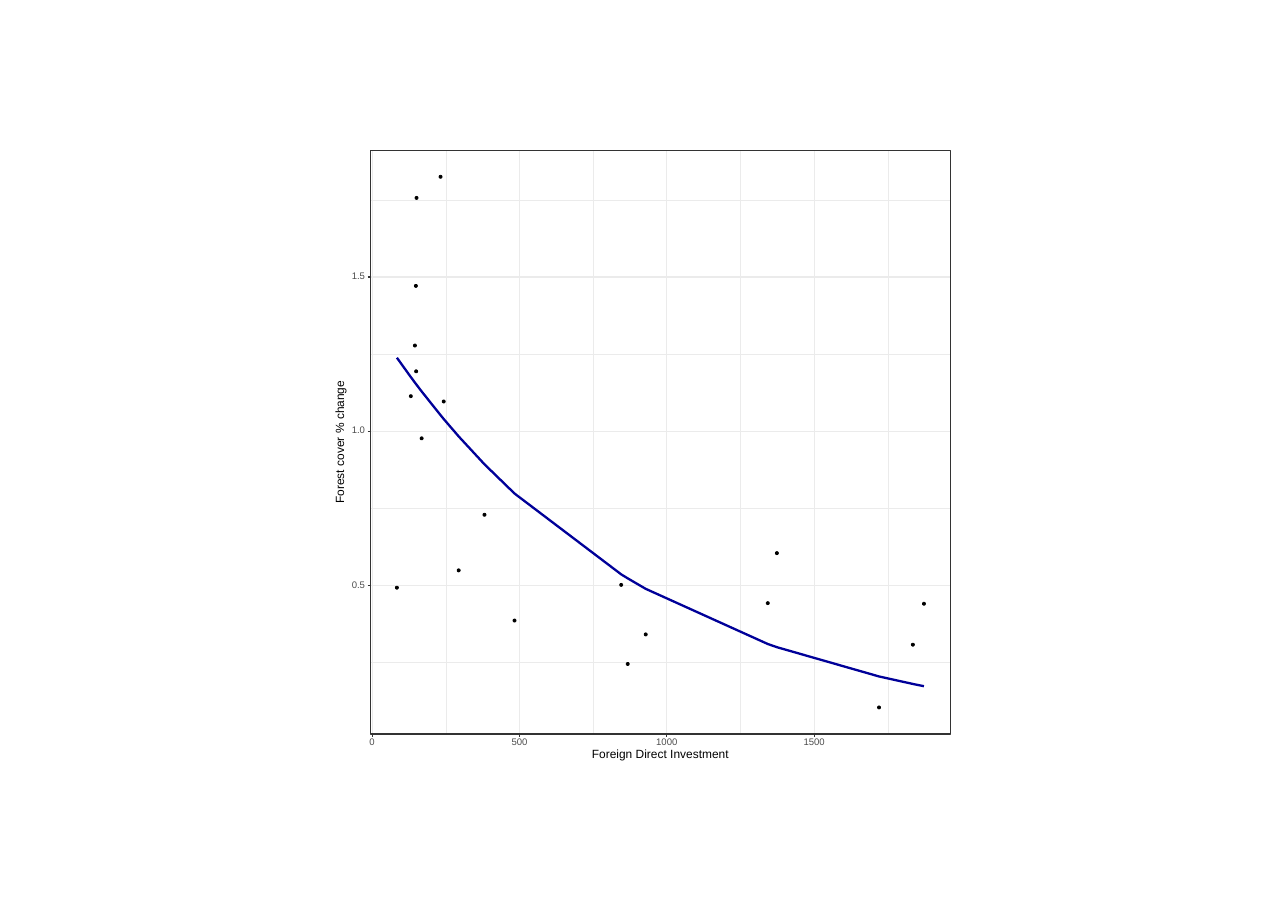
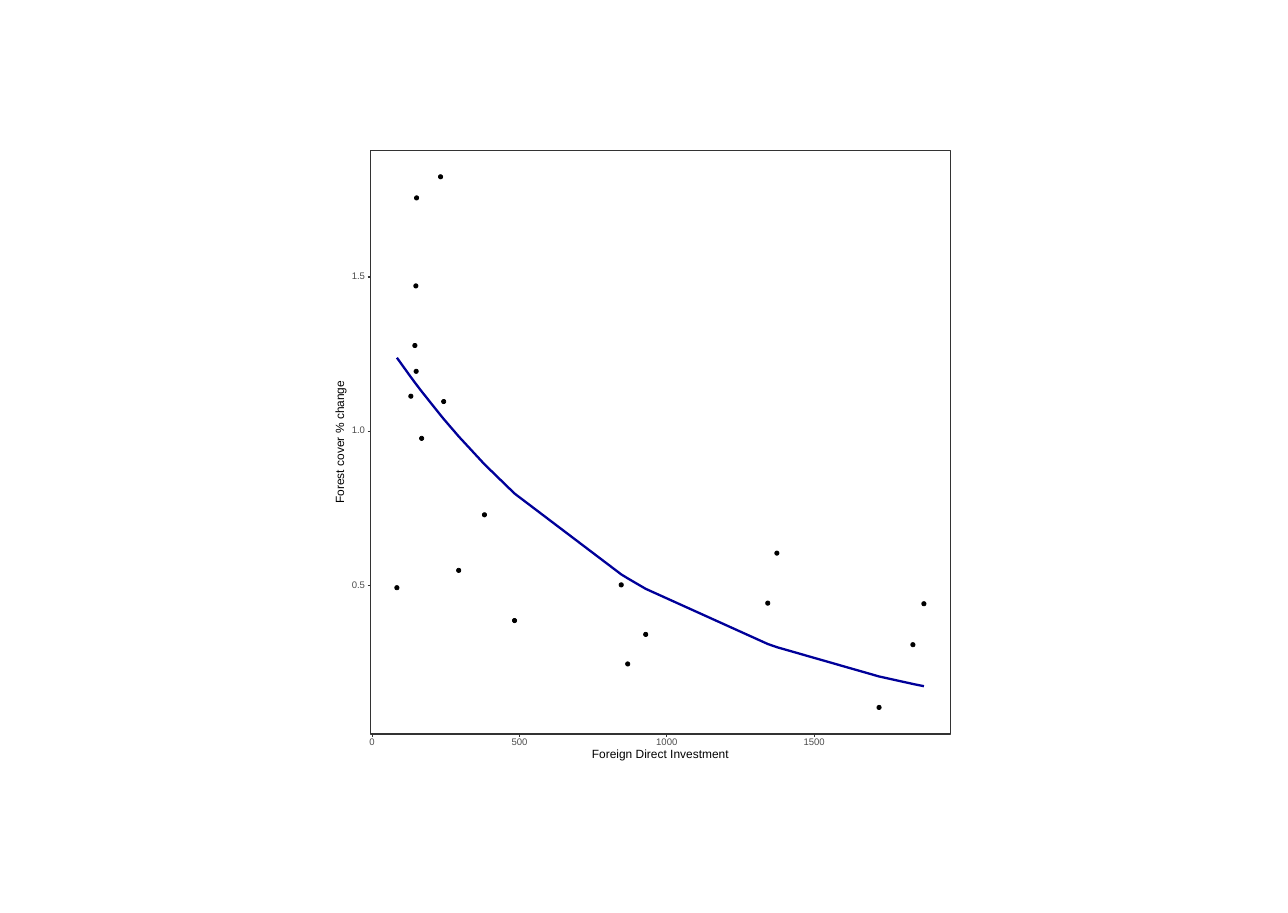
Before and after one commit to mattnuttall00/PhD_Chapter1, a slide deck: slide 1 of fdi_plot.pptx. Drawn at 1288x913 pixels with LibreOffice and Linux fonts; fonts in the diff are those of the drawing. Boxes give left, top, right and bottom in pixels: in the first picture for what was removed or moved away, otherwise in the second. Text is boxed around its words. In the diff, an @@ line names an element or a change of style, - is before the commit and + after.

```diff
--- a/fdi_plot.pptx
+++ b/fdi_plot.pptx
@@ group removed at (371, 151, 951, 735): 15 freeform shapes @@
```
Also in this commit, not shown: 2 other files.
